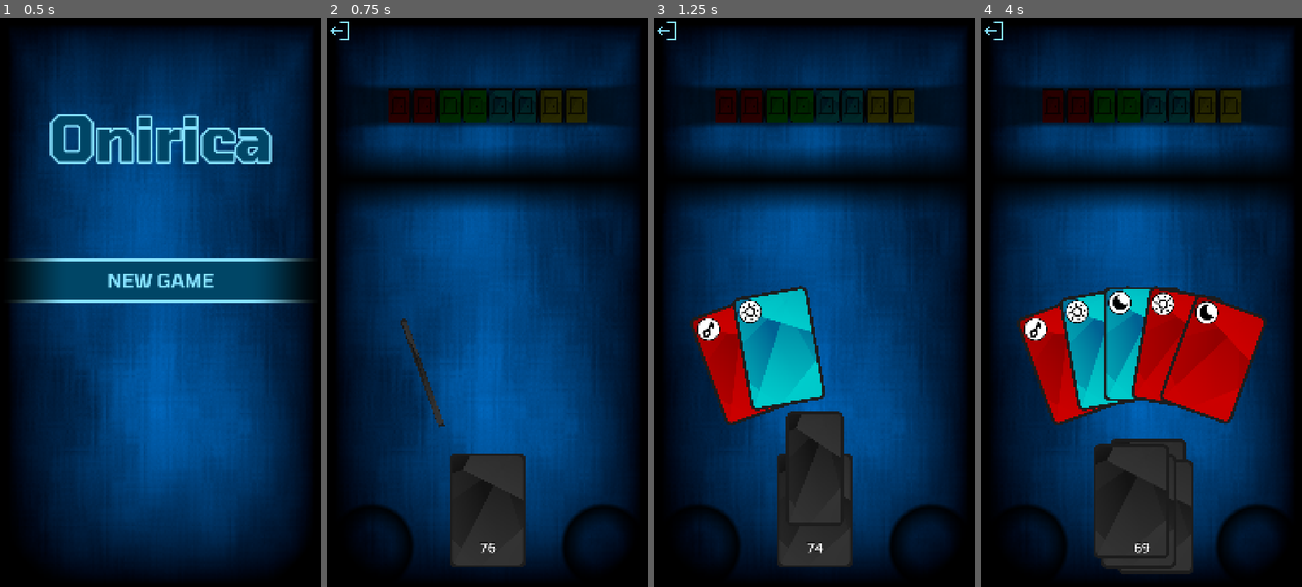
Above: before the commit, frames 1-4 (left to right).
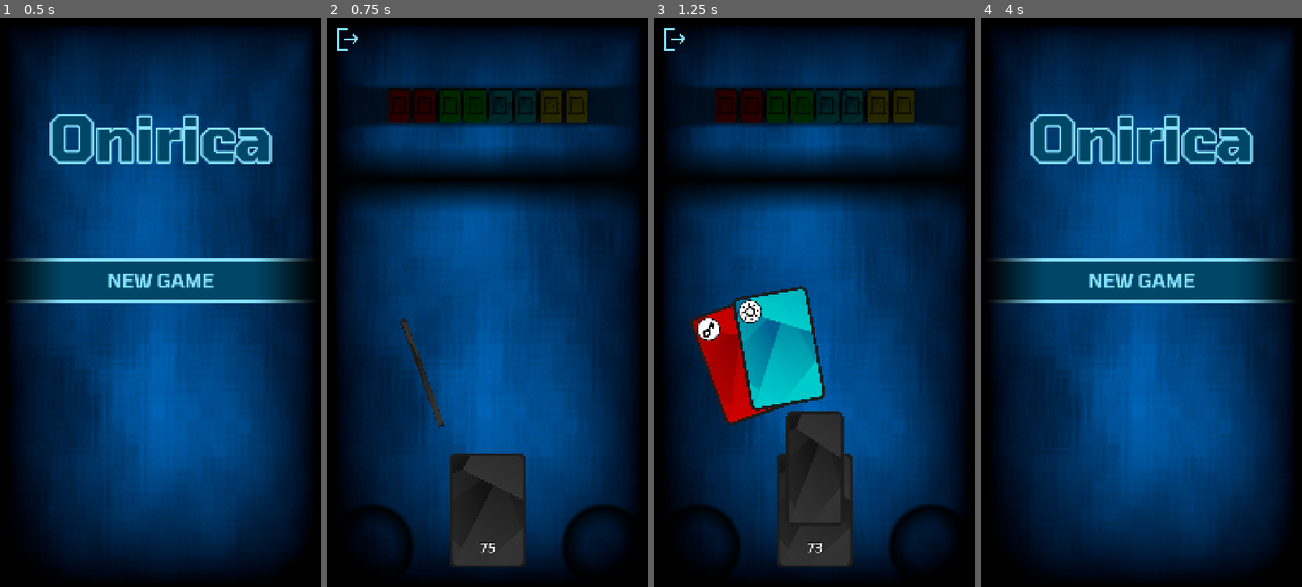
Above: after the commit, the same moments.

Repository: marcopar/Onirica
Game: Godot game, scene res://scenes/main_menu/main_menu.tscn
The game is run twice, just before and just after one commit, with the same random seed, the same clock (stepped at 60 frames per second) and the same inputs.
Inputs (mouse positions are in pixels of both pictures, inside the frame that each line leads up to; where the layout moved, square brackets give the same spot in the first picture):
- Up to frame 1 (0.5 s): no input
- Up to frame 2 (0.75 s): click "NEW GAME" at 0.5 s
- Up to frame 3 (1.25 s): no input
- Up to frame 4 (4 s): click (1000, 40) [993, 29] at 1.25 s; click (1141, 279) at 2 s, where only the run after the commit has a clickable "NEW GAME"; click (1000, 40) [993, 29] at 2.75 s; click (993, 29) at 3.52 s

Frame 1 is identical in both runs. In frame 2, 0.1% of the frame differs, in the area x 1-53%, y 0-95%; in frame 3, 0.1%; in frame 4, 40%, in the area x 1-97%, y 0-98%.

Commit message:
Scene switching between menu and game, changes to the deck counter

Diff:
--- /dev/null
+++ b/project/manager/scene_manager.gd
@@ -0,0 +1,7 @@
+extends Node
+
+func switch_to_game() -> void:
+	get_tree().change_scene_to_file("res://scenes/main/main.tscn")
+
+func switch_to_menu() -> void:
+	get_tree().change_scene_to_file("res://scenes/main_menu/main_menu.tscn")
--- a/project/model/deck_model.gd
+++ b/project/model/deck_model.gd
@@ -29,13 +29,16 @@
 
 func get_next_card() -> CardModel:
 	var card_model = deck.pop_front()
+	SignalManager.deck_updated.emit()
 	return card_model
 
 func add_card_front(card: CardModel):
 	deck.push_front(card)
+	SignalManager.deck_updated.emit()
 
 func add_card_back(card: CardModel):
 	deck.push_back(card)
+	SignalManager.deck_updated.emit()
 
 func get_number_of(type: CardManager.CARD_TYPE) -> int:
 	var count: int = 0
--- a/project/project.godot
+++ b/project/project.godot
@@ -21,6 +21,7 @@
 SignalManager="*res://manager/signal_manager.gd"
 CardManager="*res://manager/card_manager.gd"
 GameManager="*res://manager/game_manager.gd"
+SceneManager="*res://manager/scene_manager.gd"
 
 [debug]
 
--- a/project/scenes/main/main.gd
+++ b/project/scenes/main/main.gd
@@ -15,9 +15,9 @@
 @onready var open_door_panel: OpenDoorPanel = $OpenDoorPanel
 @onready var card_presentation_marker: Marker2D = $CardPresentationMarker
 @onready var prophecy_panel: ProphecyPanel = $ProphecyPanel
+@onready var exit_button: TextureButton = $Control/MarginContainer/ExitButton
 
 const CARD = preload("uid://fib6nrvub15n")
-const MAIN_MENU = preload("uid://djaj5qaevc02v")
 
 var hand_markers: Array[Marker2D]
 
@@ -99,7 +99,6 @@
 		var card: Card = await draw_card(nightmares_enabled, doors_enabled)
 		if card == null:
 			break
-		SignalManager.deck_updated.emit()
 		if nightmares_enabled and card.card_model.type == CardManager.CARD_TYPE.NIGHTMARE:
 			await animate_nightmare(card)
 			nightmare_panel.set_panel_enabled(true)
@@ -483,6 +482,6 @@
 	tween.tween_property(card, "global_position", deck.global_position, 0.2)
 	await tween.finished
 
-
 func _on_texture_button_pressed() -> void:
-	get_tree().change_scene_to_packed(MAIN_MENU)
+	GameManager.new_game()
+	SceneManager.switch_to_menu()
--- a/project/scenes/main/main.tscn
+++ b/project/scenes/main/main.tscn
@@ -85,22 +85,36 @@
 z_index = 100
 position = Vector2(540, 1772)
 
-[node name="Container" type="Control" parent="."]
+[node name="Control" type="Control" parent="."]
 layout_mode = 3
-anchors_preset = 0
-offset_right = 40.0
-offset_bottom = 40.0
+anchors_preset = 10
+anchor_right = 1.0
+offset_right = 1080.0
+offset_bottom = 1920.0
+grow_horizontal = 2
+size_flags_horizontal = 3
+mouse_filter = 2
 
-[node name="TextureButton" type="TextureButton" parent="Container"]
+[node name="MarginContainer" type="MarginContainer" parent="Control"]
+layout_mode = 1
+anchors_preset = 10
+anchor_right = 1.0
+offset_bottom = 120.0
+grow_horizontal = 2
+theme_override_constants/margin_left = 20
+theme_override_constants/margin_top = 20
+theme_override_constants/margin_right = 20
+theme_override_constants/margin_bottom = 0
+
+[node name="ExitButton" type="TextureButton" parent="Control/MarginContainer"]
 modulate = Color(0.5254902, 0.8862745, 1, 1)
-layout_mode = 0
-offset_right = 86.0
-offset_bottom = 87.0
+custom_minimum_size = Vector2(100, 100)
+layout_mode = 2
+size_flags_horizontal = 0
 texture_normal = ExtResource("12_blune")
 ignore_texture_size = true
 stretch_mode = 4
-flip_h = true
 
 [connection signal="area_entered" from="Deck" to="Deck" method="_on_area_entered"]
 [connection signal="area_exited" from="Deck" to="Deck" method="_on_area_exited"]
-[connection signal="pressed" from="Container/TextureButton" to="." method="_on_texture_button_pressed"]
+[connection signal="pressed" from="Control/MarginContainer/ExitButton" to="." method="_on_texture_button_pressed"]
--- a/project/scenes/main_menu/main_menu.gd
+++ b/project/scenes/main_menu/main_menu.gd
@@ -5,4 +5,4 @@
 const MAIN = preload("uid://bqghirh8g0ov4")
 
 func _on_new_game_pressed() -> void:
-	get_tree().change_scene_to_packed(MAIN)
+	SceneManager.switch_to_game()
Not shown, added: project/manager/scene_manager.gd.uid
